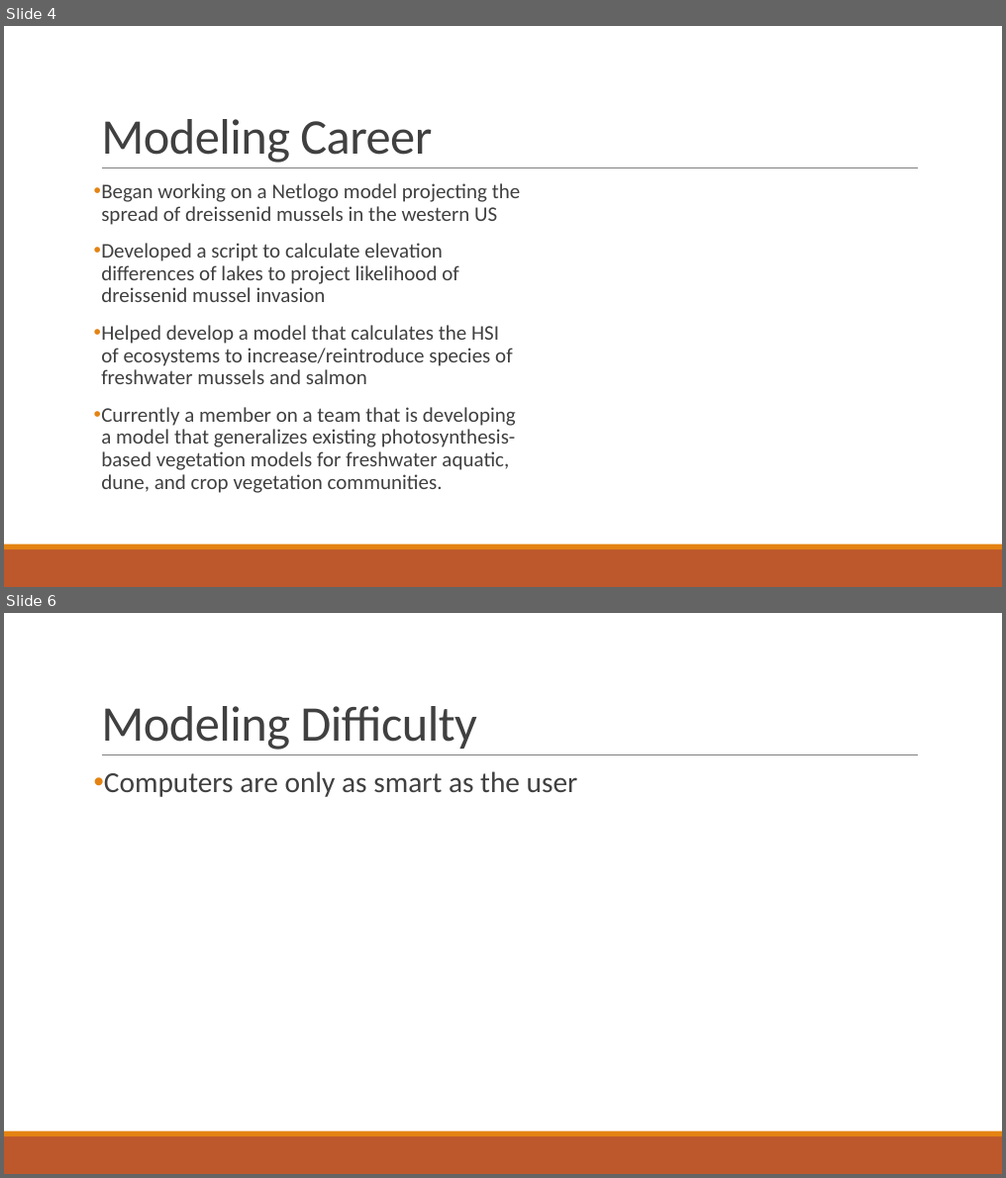
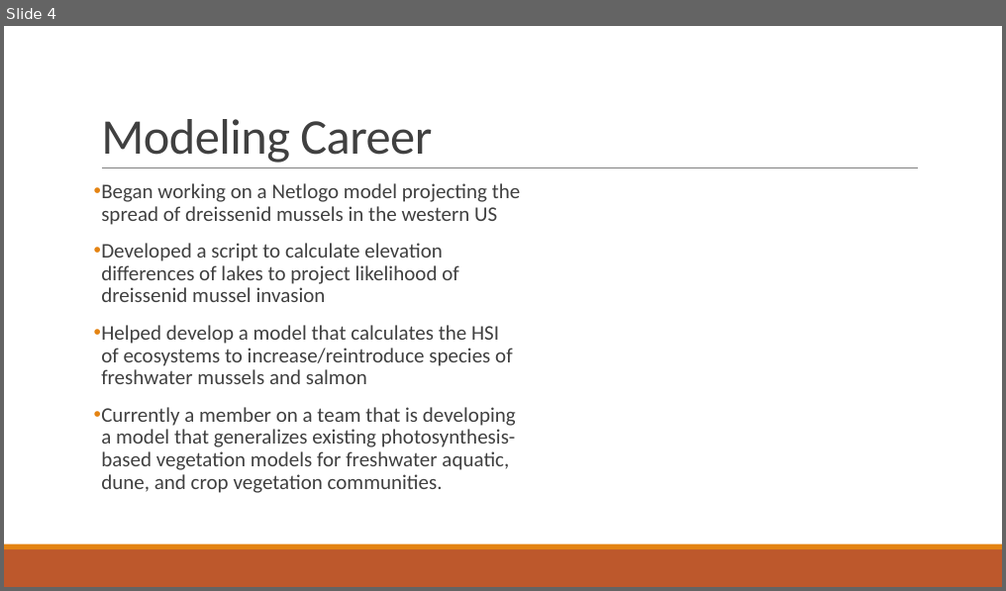
Before and after one commit to cccarrillo/OSU_Course, a slide deck: Lectures/Becoming_a_Modeler.pptx. Shown one above the other, each under a label of ours: slides 4 and 6 before the commit, slide 4 after it; the slides between them are not shown. The pictures are 1006x1178 and 1006x591 pixels, drawn with LibreOffice and Linux fonts; fonts in the diff are those of the drawing. Boxes give left, top, right and bottom in pixels: in the first picture for what was removed or moved away, otherwise in the second. Text is boxed around its words. In the diff, an @@ line names an element or a change of style, - is before the commit and + after.

```diff
--- a/Lectures/Becoming_a_Modeler.pptx
+++ b/Lectures/Becoming_a_Modeler.pptx
@@ slide 6 removed at [4,613,1002,1174], background #FFFFFF; not listed: 3 template elements that a slide beside it also shows @@
@@ title removed at [101,706,477,750] @@
-Modeling Difficulty
@@ text removed at [104,771,578,797] @@
-• Computers are only as smart as the user
```
Also in this commit, not shown: 1 slide changed, 9 slides added, 2 other files.
